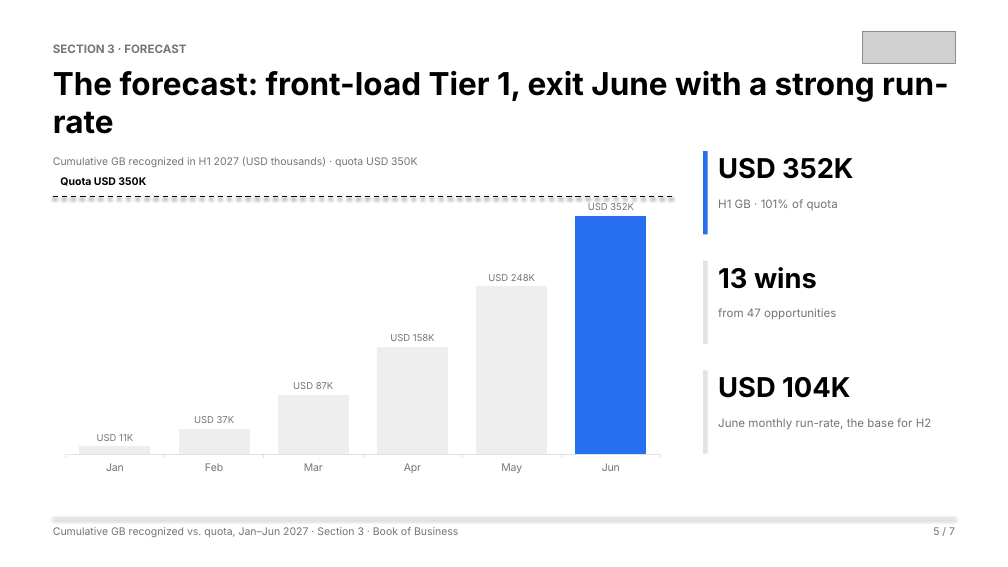
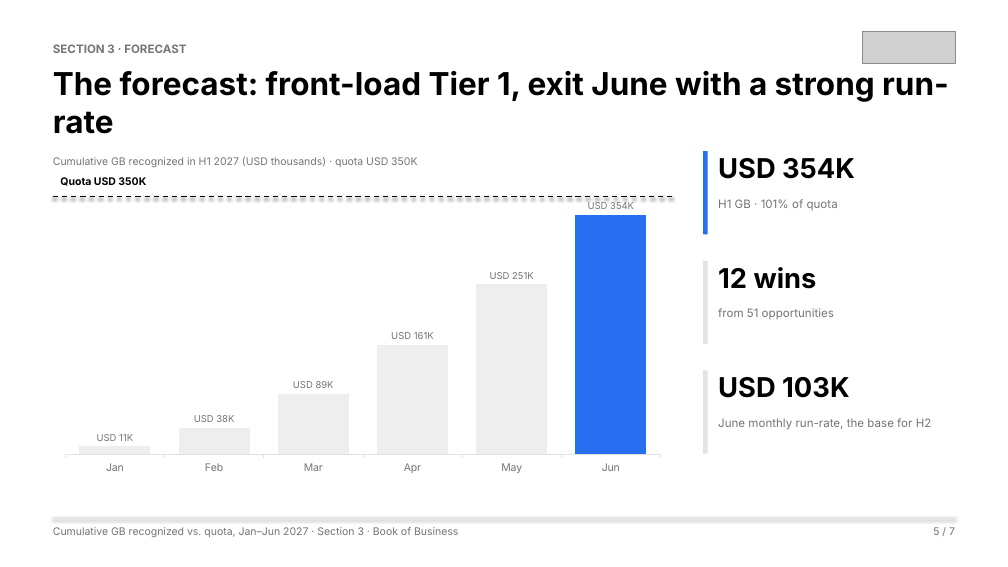
Before and after one commit to Hugocuau70/Entrevistas-de-trabajo, a slide deck: slide 5 of uber-for-business-mm-ae/07_deck/Section3_Book_of_Business.pptx. Drawn at 1008x567 pixels with LibreOffice and Linux fonts; fonts in the diff are those of the drawing; grey boxes stand for pictures. Boxes give left, top, right and bottom in pixels: in the first picture for what was removed or moved away, otherwise in the second. Text is boxed around its words. In the diff, an @@ line names an element or a change of style, - is before the commit and + after.

```diff
--- a/uber-for-business-mm-ae/07_deck/Section3_Book_of_Business.pptx
+++ b/uber-for-business-mm-ae/07_deck/Section3_Book_of_Business.pptx
@@ column chart at bbox=[53, 178, 673, 480] @@
-Series 1: 11, 37, 87, 158, 248, 352
+Series 1: 11, 38, 89, 161, 251, 354
@@ text at bbox=[718, 158, 855, 179]: text changed @@
-USD 352K
+USD 354K
@@ text at bbox=[718, 267, 817, 289]: text changed @@
-13 wins
+12 wins
@@ text at bbox=[718, 308, 834, 319]: text changed @@
-from 47 opportunities
+from 51 opportunities
@@ text at bbox=[718, 377, 849, 398]: text changed @@
-USD 104K
+USD 103K
```
Also in this commit, not shown: 3 other slides changed, 9 other files.
